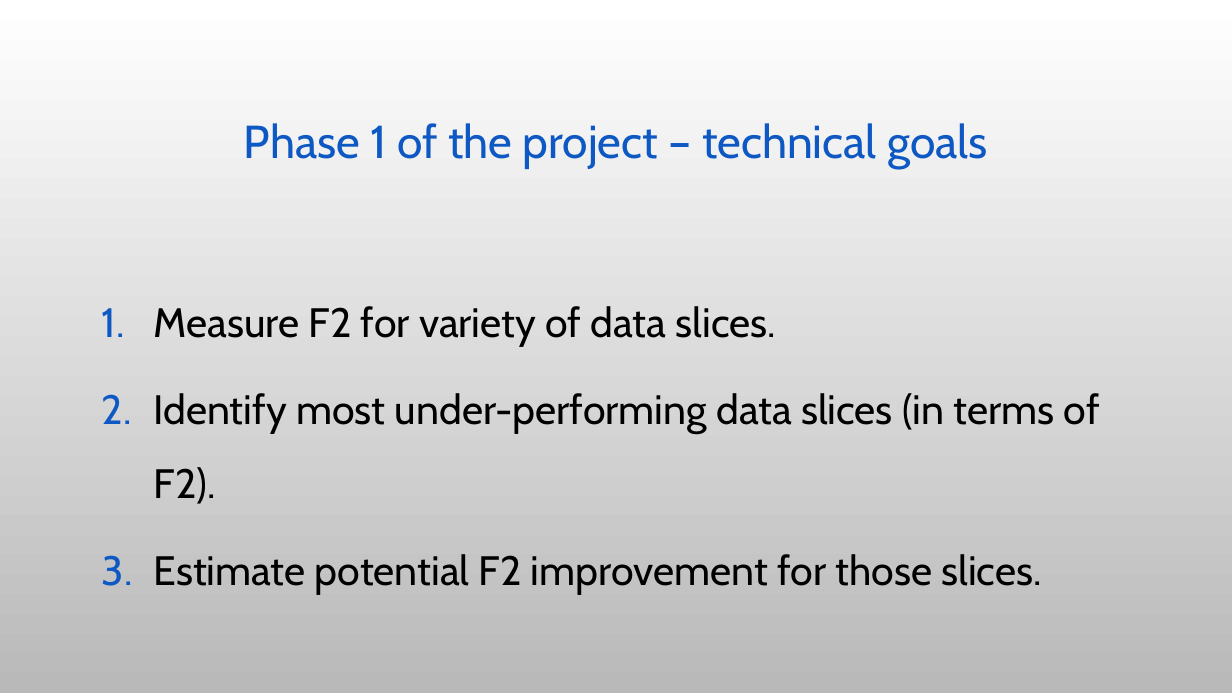
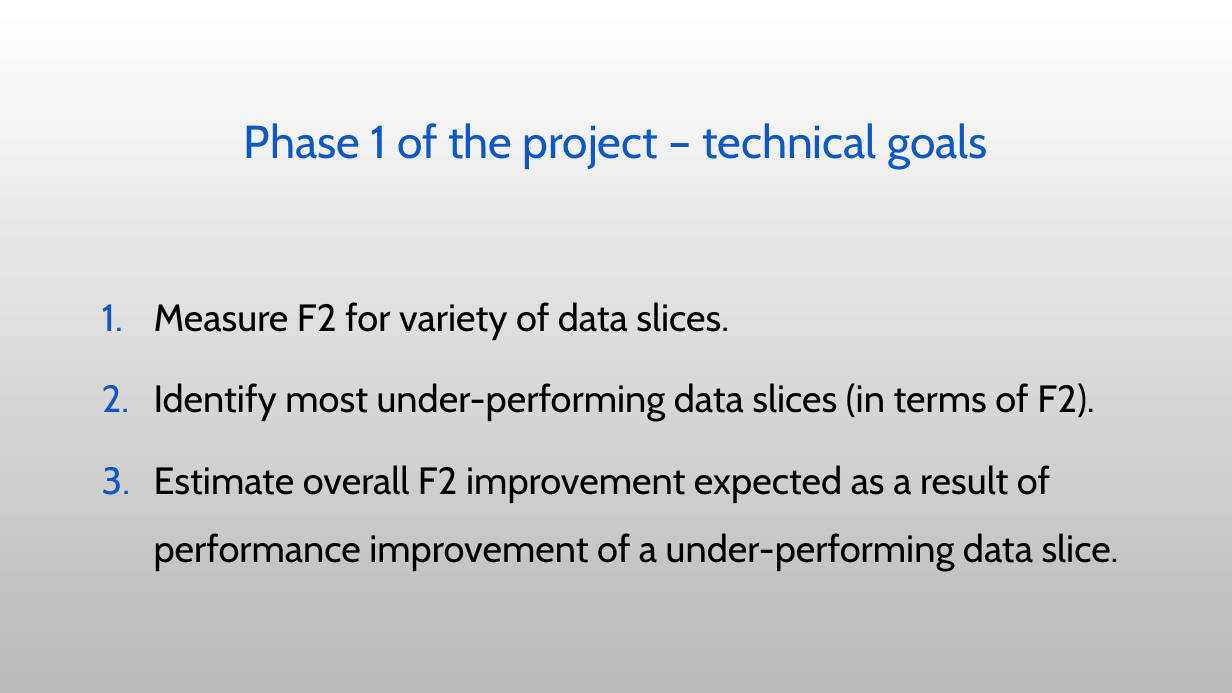
Before and after one commit to stavco9/mlops-final-project, a slide deck: slide 7 of docs/MLOps Final Project.pptx. Drawn at 1232x693 pixels with LibreOffice and Linux fonts; fonts in the diff are those of the drawing; background and template pictures are left out. Boxes give left, top, right and bottom in pixels: in the first picture for what was removed or moved away, otherwise in the second. Text is boxed around its words. In the diff, an @@ line names an element or a change of style, - is before the commit and + after.

Commit message:
For Nitay's final updates of the text and review.

```diff
--- a/docs/MLOps Final Project.pptx
+++ b/docs/MLOps Final Project.pptx
@@ text at (154,302,1094,421): size 32 to 29.6 pt in "Measure F2 for variety of data slices.", "Identify most under-performing data slices (in terms ..." @@
@@ text at (154,465,1119,571): text changed; size 32 to 29.6 pt @@
-3. Estimate potential F2 improvement for those slices.
+3. Estimate overall F2 improvement expected as a result of performance improvement of a under-performing data slice.
```
Also in this commit, not shown: 5 other slides changed, 5 slides added, 2 slides removed.
